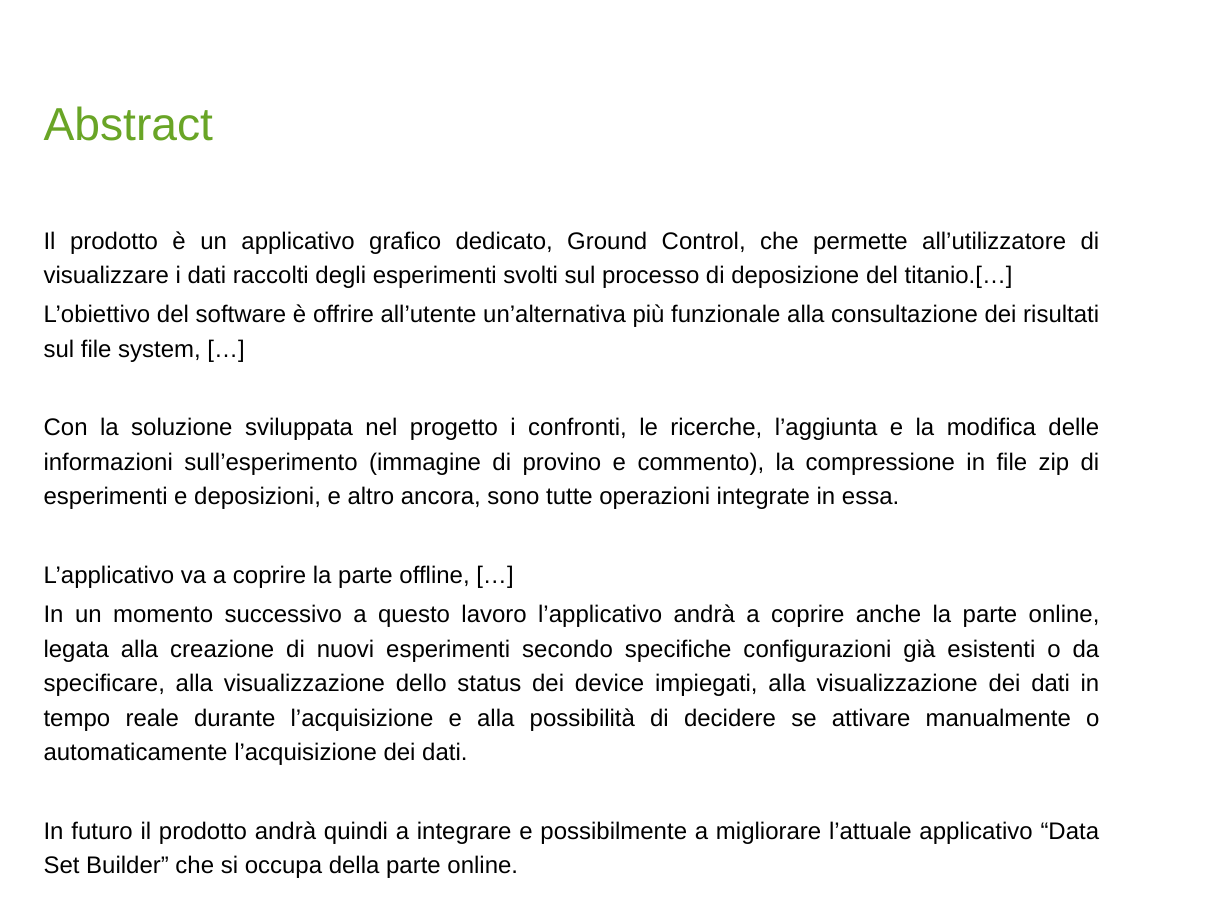
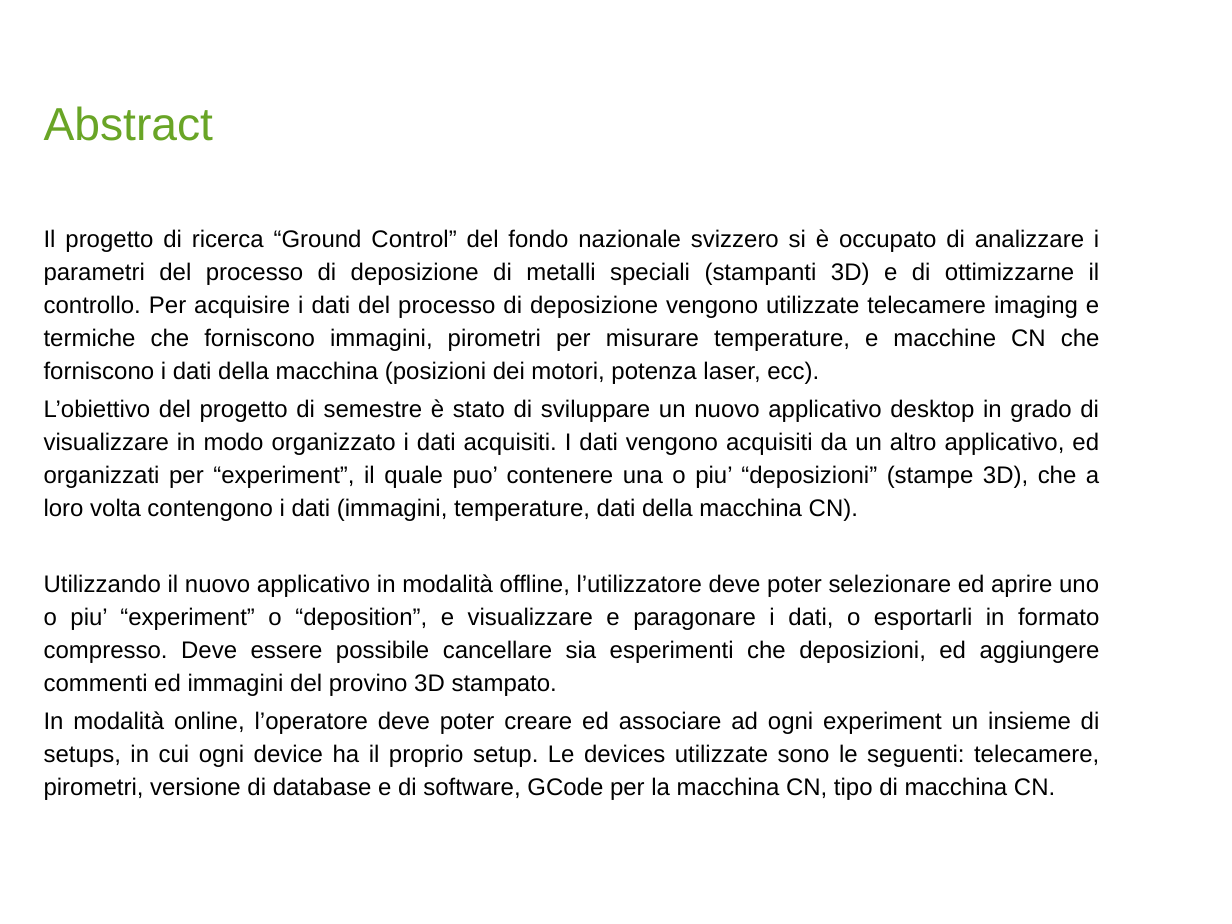
Before and after one commit to MarianoFasano/DSB, a slide deck: slide 3 of docs/Progetto di semestre - Ground Control_v1.pptx. Drawn at 1232x924 pixels with LibreOffice and Linux fonts; fonts in the diff are those of the drawing; background and template pictures are left out. Boxes give left, top, right and bottom in pixels: in the first picture for what was removed or moved away, otherwise in the second. Text is boxed around its words. In the diff, an @@ line names an element or a change of style, - is before the commit and + after.

```diff
--- a/docs/Progetto di semestre - Ground Control_v1.pptx
+++ b/docs/Progetto di semestre - Ground Control_v1.pptx
@@ text at [44, 229, 1100, 800]: text changed @@
-Il prodotto è un applicativo grafico dedicato, Ground Control, che permette all’utilizzatore di visualizzare i dati raccolti degli esperimenti svolti sul processo di deposizione del titanio.[…]
-L’obiettivo del software è offrire all’utente un’alternativa più funzionale alla consultazione dei risultati sul file system, […]
-Con la soluzione sviluppata nel progetto i confronti, le ricerche, l’aggiunta e la modifica delle informazioni sull’esperimento (immagine di provino e commento), la compressione in file zip di esperimenti e deposizioni, e altro ancora, sono tutte operazioni integrate in essa.
-L’applicativo va a coprire la parte offline, […]
-In un momento successivo a questo lavoro l’applicativo andrà a coprire anche la parte online, legata alla creazione di nuovi esperimenti secondo specifiche configurazioni già esistenti o da specificare, alla visualizzazione dello status dei device impiegati, alla visualizzazione dei dati in tempo reale durante l’acquisizione e alla possibilità di decidere se attivare manualmente o automaticamente l’acquisizione dei dati.
-In futuro il prodotto andrà quindi a integrare e possibilmente a migliorare l’attuale applicativo “Data Set Builder” che si occupa della parte online.
+Il progetto di ricerca “Ground Control” del fondo nazionale svizzero si è occupato di analizzare i parametri del processo di deposizione di metalli speciali (stampanti 3D) e di ottimizzarne il controllo. Per acquisire i dati del processo di deposizione vengono utilizzate telecamere imaging e termiche che forniscono immagini, pirometri per misurare temperature, e macchine CN che forniscono i dati della macchina (posizioni dei motori, potenza laser, ecc).
+L’obiettivo del progetto di semestre è stato di sviluppare un nuovo applicativo desktop in grado di visualizzare in modo organizzato i dati acquisiti. I dati vengono acquisiti da un altro applicativo, ed organizzati per “experiment”, il quale puo’ contenere una o piu’ “deposizioni” (stampe 3D), che a loro volta contengono i dati (immagini, temperature, dati della macchina CN).
+Utilizzando il nuovo applicativo in modalità offline, l’utilizzatore deve poter selezionare ed aprire uno o piu’ “experiment” o “deposition”, e visualizzare e paragonare i dati, o esportarli in formato compresso. Deve essere possibile cancellare sia esperimenti che deposizioni, ed aggiungere commenti ed immagini del provino 3D stampato.
+In modalità online, l’operatore deve poter creare ed associare ad ogni experiment un insieme di setups, in cui ogni device ha il proprio setup. Le devices utilizzate sono le seguenti: telecamere, pirometri, versione di database e di software, GCode per la macchina CN, tipo di macchina CN.
```
Also in this commit, not shown: 3 other slides changed, 4 slides added, 2 slides removed, 2 other files.
